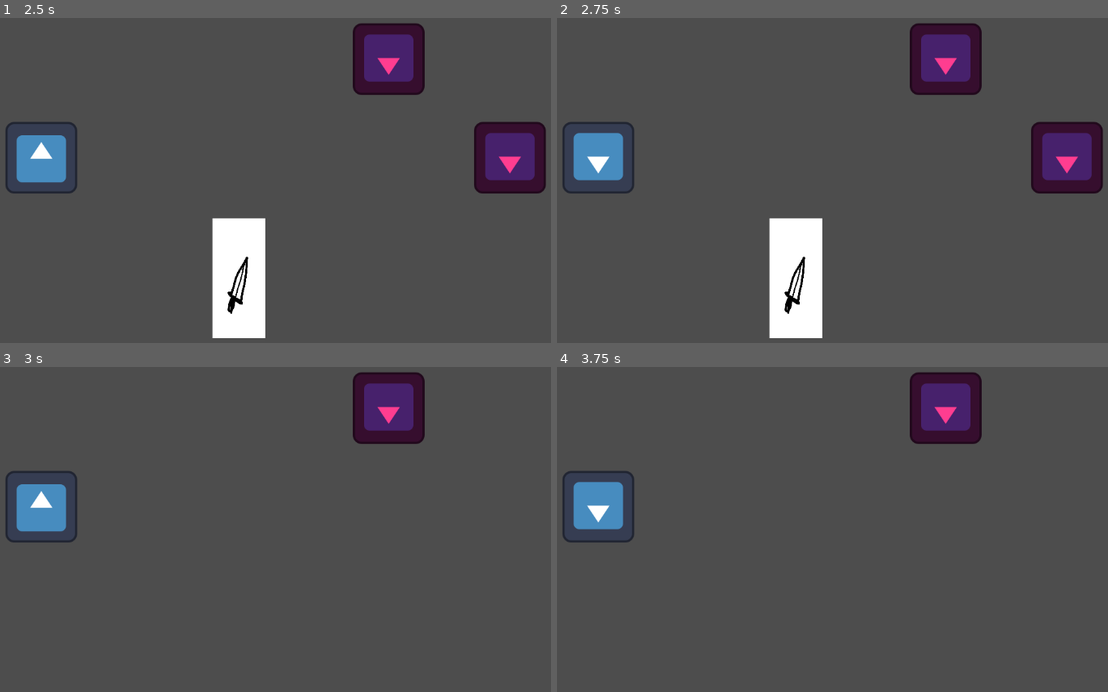
Above: before the commit, frames 1-4 (two rows, left to right).
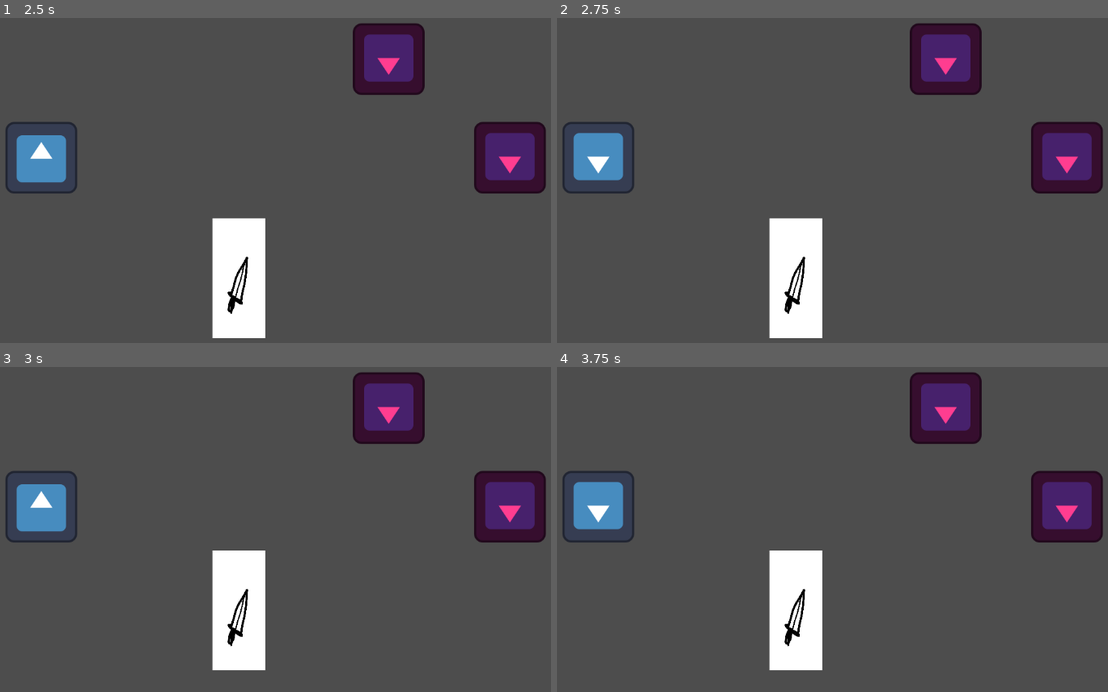
Above: after the commit, the same moments.

Repository: Joneck/godot_cardgame
Game: Godot game, scene res://scenes/fight_scene.tscn
Two runs of this game, one before a commit and one after it. Both use one fixed random seed, a clock stepped at 60 frames per second and the inputs below. The engine's default icon, where the game draws it, is replaced by a stand-in: a white triangle on a blue panel in a dark square.
Inputs (mouse positions are in pixels of both pictures, inside the frame that each line leads up to):
- Up to frame 1 (2.5 s): tap Enter at 0.5, 2 s; move the mouse to (413, 154) at 0.52 s; click (413, 154) at 0.67 s; tap Space at 1.25 s; move the mouse to (143, 190) at 1.27 s; click (143, 190) at 1.42 s; move the mouse to (336, 92) at 2.02 s; click (336, 92) at 2.17 s
- Up to frame 2 (2.75 s): no input
- Up to frame 3 (3 s): tap Space at 2.75 s; move the mouse to (242, 591) at 2.77 s; click (242, 591) at 2.92 s
- Up to frame 4 (3.75 s): tap Enter at 3.5 s; move the mouse to (1025, 575) at 3.52 s; click (1025, 575) at 3.67 s

Frames 1-2 are identical in both runs. In frame 3, 6.4% of the frame differs, in the area x 38-100%, y 31-94%; in frame 4, 6.4%.

Commit message:
Add choosing enemy to be affected by card, learning signals

Diff:
--- a/scenes/fight_scene.tscn
+++ b/scenes/fight_scene.tscn
@@ -14,7 +14,10 @@
 position = Vector2(998, 300)
 
 [node name="enemy2" parent="." instance=ExtResource("1_7862s")]
+unique_name_in_owner = true
 position = Vector2(782, 124)
 
 [node name="player hand" type="Node" parent="."]
 script = ExtResource("4_a2xwk")
+
+[connection signal="targeted" from="enemy" to="player hand" method="_on_enemy_targeted"]
--- a/scripts/card.gd
+++ b/scripts/card.gd
@@ -1,16 +1,32 @@
 extends Sprite2D
 
+var active = false
+
+func _ready():
+		get_parent().get_node('%enemy').targeted.connect(_on_enemy_targeted)
+		get_parent().get_node('%enemy2').targeted.connect(_on_enemy_targeted)
+
 func _input(event):
+	if event is InputEventMouseButton and event.is_pressed() and event.button_index == MOUSE_BUTTON_RIGHT:
+		active = false
+		return
 	if event is InputEventMouseButton and event.is_pressed() and event.button_index == MOUSE_BUTTON_LEFT:
 		if get_rect().has_point(to_local(event.position)):
+			active = true
 			print("finish him")
-			play_card()
-	elif get_rect().has_point((to_local(get_viewport().get_mouse_position()))):
+			#cośtam sygnał trzeba sprawdzić
+
+	elif get_rect().has_point((to_local(get_viewport().get_mouse_position()))) or active:
 		position.y = 485
 	else:
 		position.y = 515
 
 func play_card():
-	get_parent().get_node('%enemy').visible = false
 	queue_free()
 	pass
+
+func _on_enemy_targeted(enemy):
+	if active:
+		enemy.visible = false
+		play_card()
+	pass
--- a/scripts/enemy_data_script.gd
+++ b/scripts/enemy_data_script.gd
@@ -1,7 +1,18 @@
-extends Sprite2D
+extends Node2D
 
-var type = 'Goblin'
+signal targeted(node)
+var type = 'Boblin'
 var healthPoints = 10
+
+func _input(event):
+	if event is InputEventMouseButton and event.is_pressed() and event.button_index == MOUSE_BUTTON_LEFT:
+		if get_node('Sprite2D').get_rect().has_point(to_local(event.position)) :#and card active
+			print("enemy clicked")
+			emit_signal('targeted',self)
+			pass
+
+func activate_card():
+	pass
 
 func deal_damage(dmgValue):
 	healthPoints -= dmgValue
--- a/scripts/hand_menager.gd
+++ b/scripts/hand_menager.gd
@@ -12,3 +12,8 @@
 
 	pass
 	#add getting cards
+
+
+func _on_enemy_targeted(_enemy):
+
+	pass # Replace with function body.
--- a/scripts/player_script.gd
+++ b/scripts/player_script.gd
@@ -1,4 +1,4 @@
-
+@tool
 extends Node2D
 
 var lifePoints = 50
Not shown: 1 places in scenes/enemy.tscn that only renumber resources
